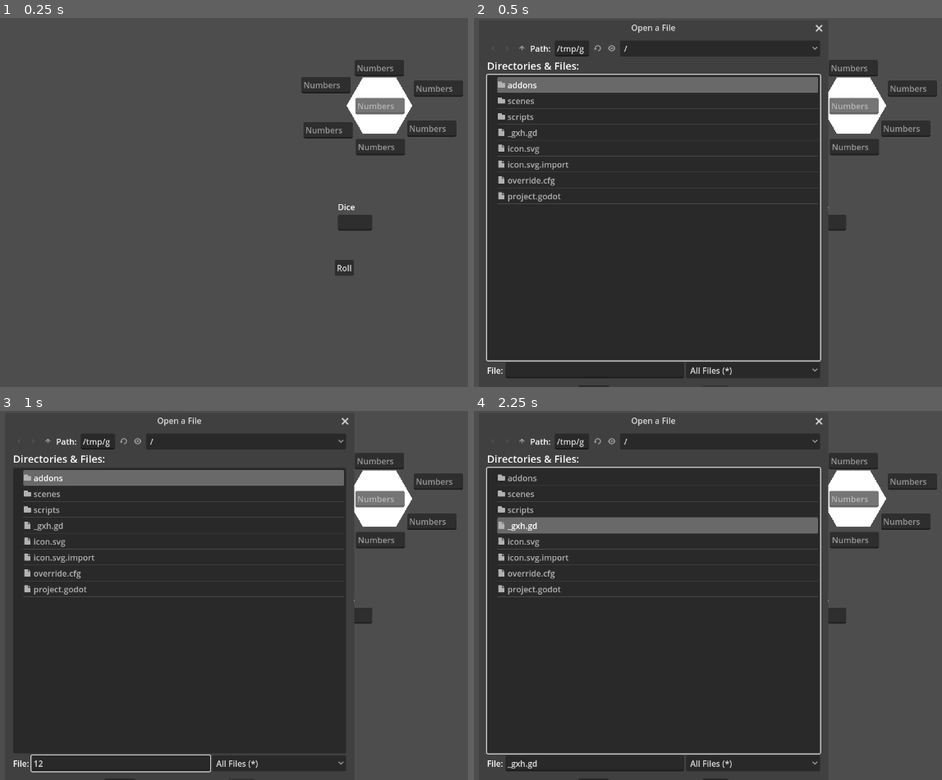
Above: before the commit, frames 1-4 (two rows, left to right).
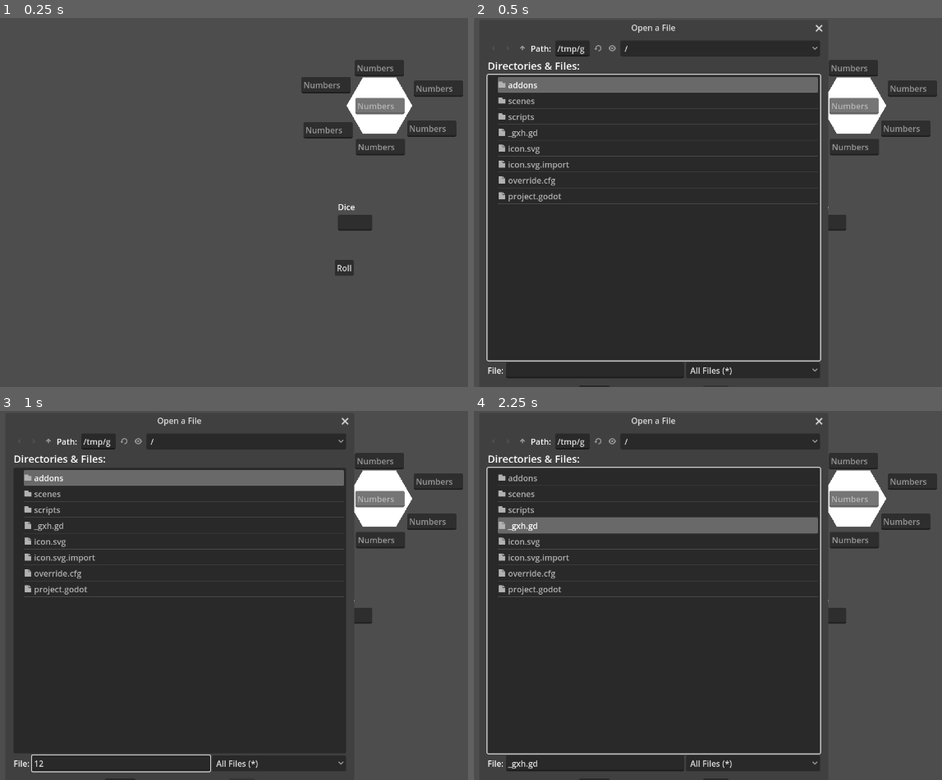
Above: after the commit, the same moments.

Repository: ashestosea/hex-flower
Game: Godot game, scene res://scenes/main.tscn
Same seed, same stepped clock (60 frames per second), same inputs: the game is played once before the commit and once after it.
Inputs (mouse positions are in pixels of both pictures, inside the frame that each line leads up to):
- Up to frame 1 (0.25 s): no input
- Up to frame 2 (0.5 s): no input
- Up to frame 3 (1 s): click (121, 761) at 0.52 s; type "12" at 0.6 s; click (379, 499) at 0.75 s; type "12" at 0.83 s; click (379, 462) at 0.98 s
- Up to frame 4 (2.25 s): type "12" at 1.07 s; click (913, 481) at 1.27 s; type "12" at 1.35 s; click (904, 521) at 1.5 s; type "12" at 1.58 s; click (853, 540) at 1.73 s; type "12" at 1.82 s; click (801, 521) at 2.02 s; type "12" at 2.1 s

Frame 1 is identical in both runs. In frame 2, 1.2% of the frame differs, in the area x 2-33%, y 7-98%; in frame 3, 1.0%; in frame 4, 1.3%.

Commit message:
Remove HexMap plugin

Diff:
--- a/project.godot
+++ b/project.godot
@@ -26,7 +26,7 @@
 
 [editor_plugins]
 
-enabled=PackedStringArray("res://addons/HexMap/plugin.cfg", "res://addons/dice_syntax/plugin.cfg")
+enabled=PackedStringArray("res://addons/dice_syntax/plugin.cfg")
 
 [input]
 
